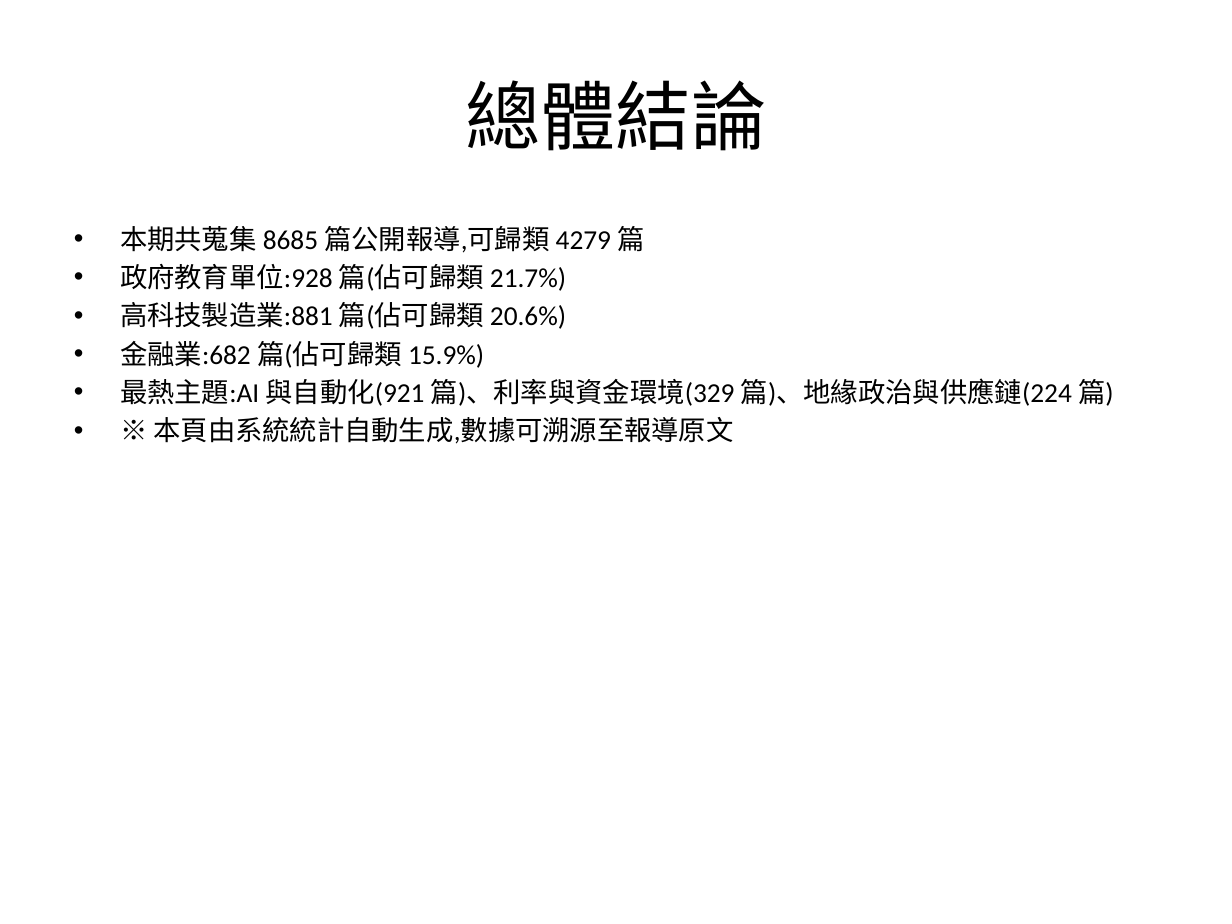
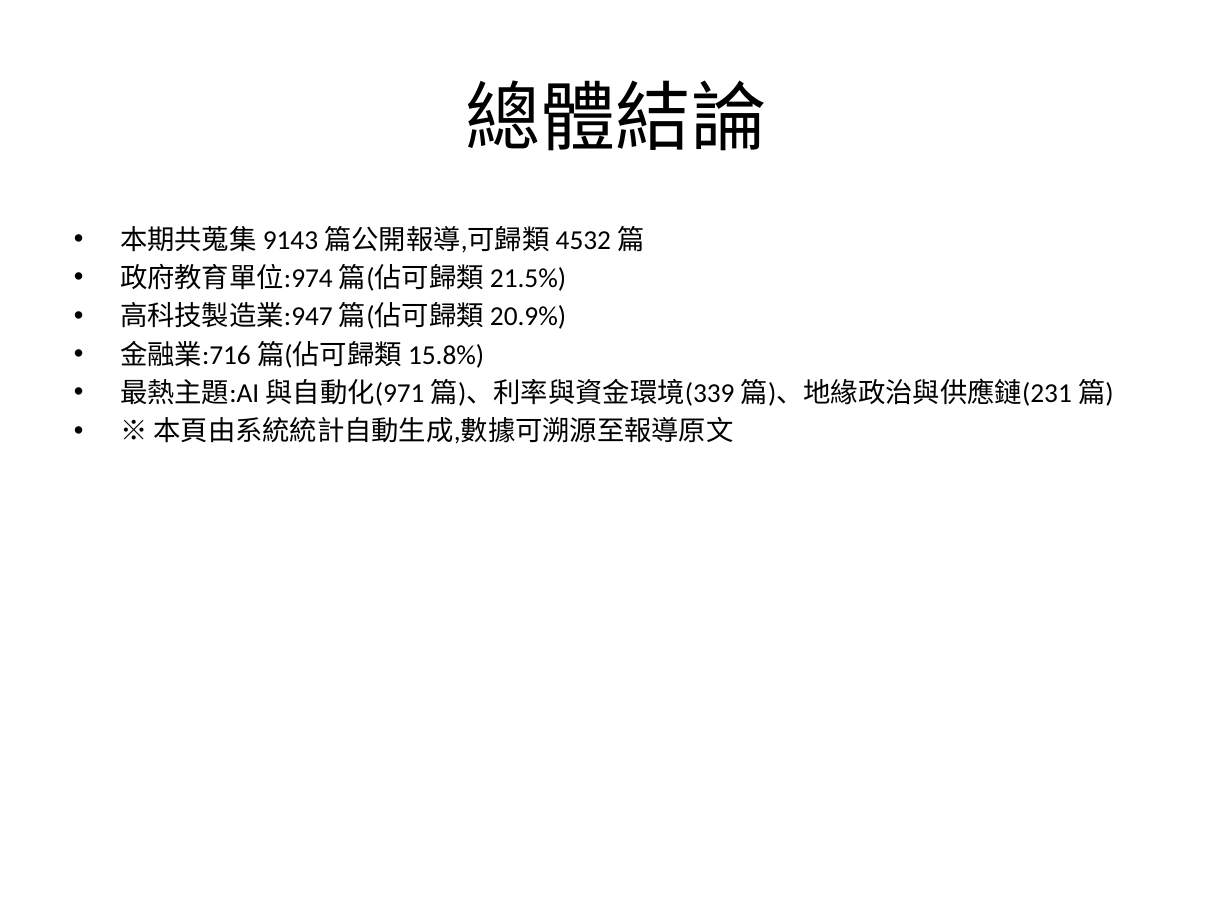
Before and after one commit to AndyChen825/industry-monitor, a slide deck: slide 2 of docs/reports/台灣產業趨勢監測週報_2026-09-28_2026-10-05.pptx. Drawn at 1232x924 pixels with LibreOffice and Linux fonts; fonts in the diff are those of the drawing. Boxes give left, top, right and bottom in pixels: in the first picture for what was removed or moved away, otherwise in the second. Text is boxed around its words. In the diff, an @@ line names an element or a change of style, - is before the commit and + after.

```diff
--- a/docs/reports/台灣產業趨勢監測週報_2026-09-28_2026-10-05.pptx
+++ b/docs/reports/台灣產業趨勢監測週報_2026-09-28_2026-10-05.pptx
@@ text at box(120, 226, 1114, 406): text changed @@
-• 本期共蒐集 8685 篇公開報導,可歸類 4279 篇
-• 政府教育單位:928 篇(佔可歸類 21.7%)
-• 高科技製造業:881 篇(佔可歸類 20.6%)
-• 金融業:682 篇(佔可歸類 15.9%)
-• 最熱主題:AI 與自動化(921 篇)、利率與資金環境(329 篇)、地緣政治與供應鏈(224 篇)
+• 本期共蒐集 9143 篇公開報導,可歸類 4532 篇
+• 政府教育單位:974 篇(佔可歸類 21.5%)
+• 高科技製造業:947 篇(佔可歸類 20.9%)
+• 金融業:716 篇(佔可歸類 15.8%)
+• 最熱主題:AI 與自動化(971 篇)、利率與資金環境(339 篇)、地緣政治與供應鏈(231 篇)
```
Also in this commit, not shown: 4 other slides changed, 8 other files.
